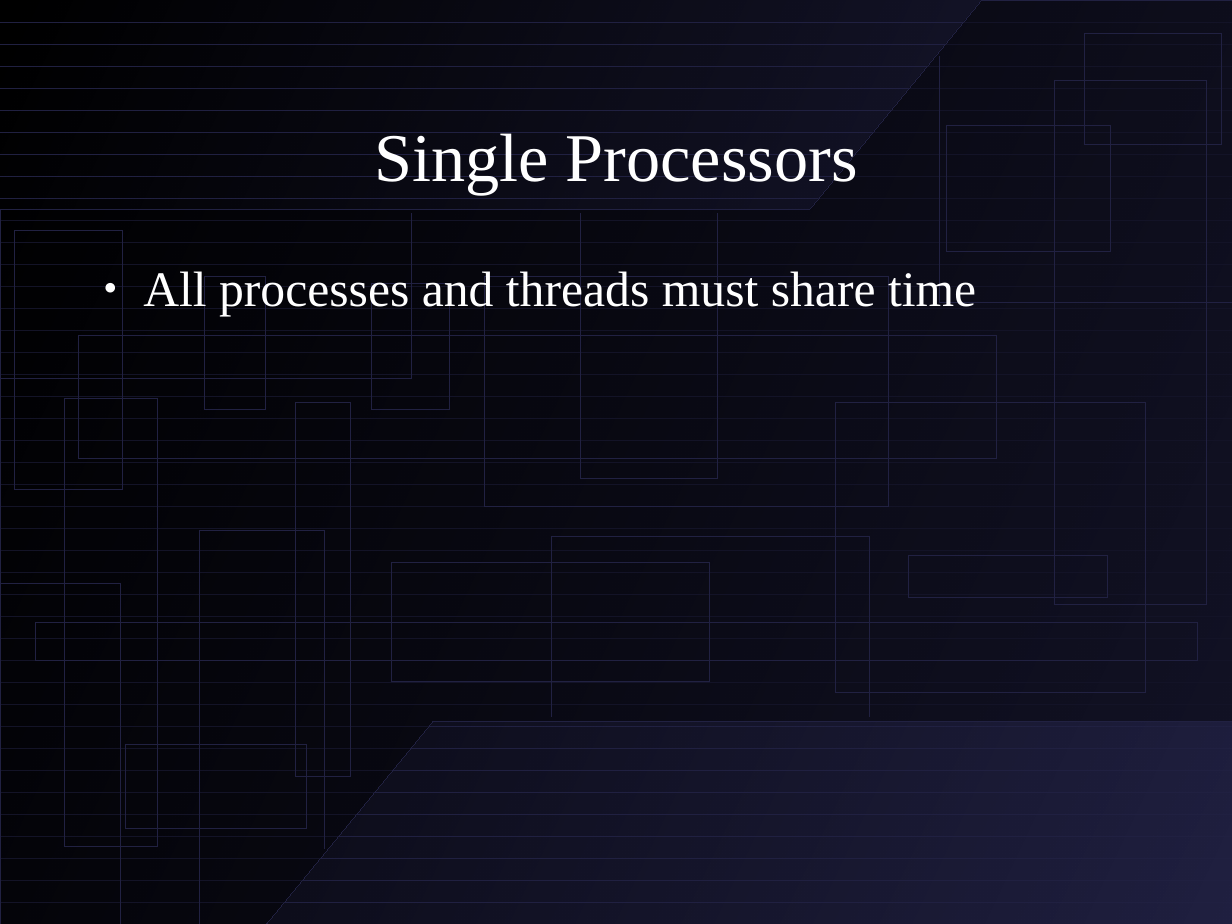
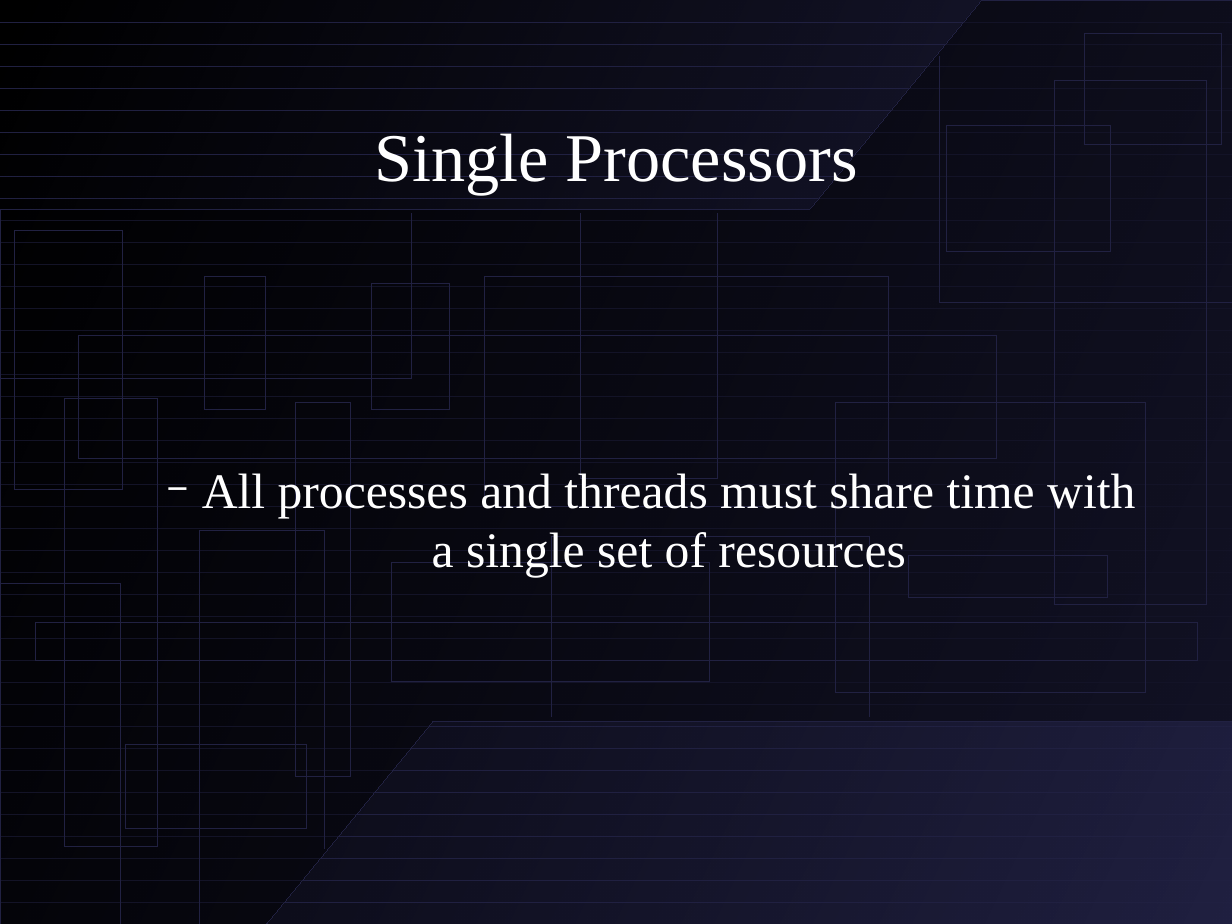
Before and after one commit to sumdog/assignments, a slide deck: slide 2 of cpsc-533/presentation.odp. Drawn at 1232x924 pixels with LibreOffice and Linux fonts; fonts in the diff are those of the drawing. Boxes give left, top, right and bottom in pixels: in the first picture for what was removed or moved away, otherwise in the second. Text is boxed around its words. In the diff, an @@ line names an element or a change of style, - is before the commit and + after.

```diff
--- a/cpsc-533/presentation.odp
+++ b/cpsc-533/presentation.odp
@@ subtitle "All processes and threads must ..." at bbox=[202, 469, 1135, 578]: vertical alignment top to middle @@
@@ subtitle at bbox=[202, 469, 1135, 578]: text changed @@
-● All processes and threads must share time
+  − All processes and threads must share time with a single set of resources
```
Also in this commit, not shown: 1 other slide changed, 5 slides added, 3 other files.
